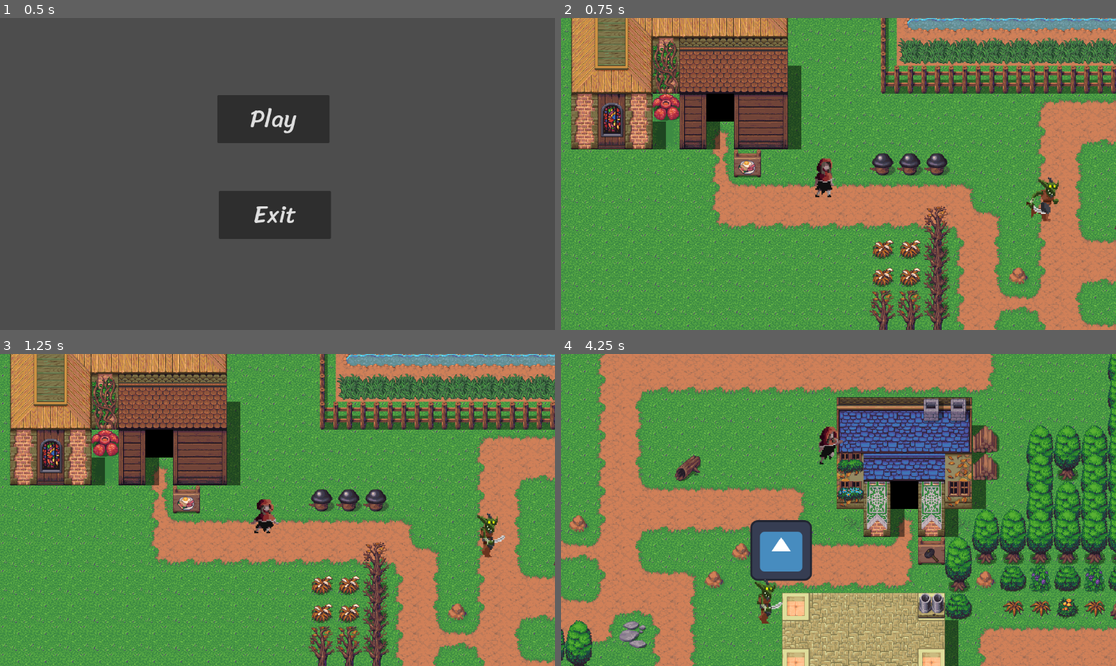
Above: before the commit, frames 1-4 (two rows, left to right).
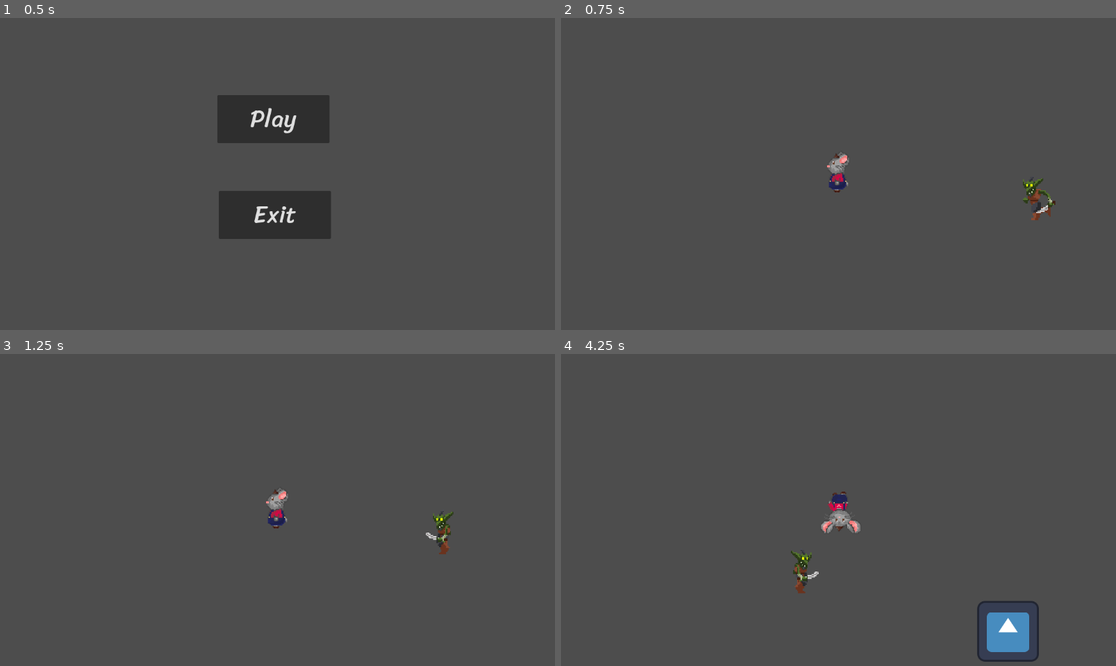
Above: after the commit, the same moments.

Repository: SigmaF001/War-Zoo
Game: Godot game, scene res://Scence/main_menu.tscn
Same seed, same stepped clock (60 frames per second), same inputs: the game is played once before the commit and once after it. The engine's default icon, where the game draws it, is replaced by a stand-in: a white triangle on a blue panel in a dark square.
Inputs:
- Up to frame 1 (0.5 s): no input
- Up to frame 2 (0.75 s): click "Play" at 0.5 s
- Up to frame 3 (1.25 s): no input
- Up to frame 4 (4.25 s): hold D (right) 1.28-2.03 s; hold S (down) 2.03-2.78 s; hold D (right) 2.78-3.53 s; hold W (up) from 3.53 s (still down)

Frame 1 is identical in both runs. In frame 2, 98% of the frame differs, in the area x 0-100%, y 0-100%; in frame 3, 98%; in frame 4, 98%.

Commit message:
enemy can follow player

Diff:
--- /dev/null
+++ b/Characters/Chichilla/chincilla.gd
@@ -0,0 +1,44 @@
+extends CharacterBody2D
+
+@export var speed : float = 300.0
+
+@onready var animation_sprite : AnimationPlayer = $AnimationPlayer
+@onready var sprite : Sprite2D = $Sprite2D
+
+var direction : Vector2 = Vector2.ZERO
+
+func _ready():
+	animation_sprite.play("idle_side")
+
+func handle_input():
+	direction = Input.get_vector("left", "right", "up", "down")
+
+	velocity = direction * speed
+
+func _process(delta):
+	handle_input()
+	move_and_slide()
+	animation_movement()
+	facing_direction()
+
+func animation_movement():
+	if (direction == Vector2.LEFT):
+		animation_sprite.play("walk_side")
+	if (direction == Vector2.RIGHT):
+		animation_sprite.play("walk_side")
+	if (direction == Vector2.ZERO):
+		animation_sprite.play("idle_side")
+	if (direction == Vector2.DOWN):
+		animation_sprite.play("walk_down")
+	if (direction == Vector2.UP):
+		animation_sprite.play("walk_down")
+
+func facing_direction():
+	if (direction == Vector2.LEFT):
+		sprite.flip_h = false
+	if (direction == Vector2.RIGHT):
+		sprite.flip_h = true
+	if (direction == Vector2.DOWN):
+		sprite.flip_v = false
+	if (direction == Vector2.UP):
+		sprite.flip_v = true
--- /dev/null
+++ b/Characters/Chichilla/chincilla.tscn
@@ -0,0 +1,224 @@
+[gd_scene load_steps=14 format=3 uid="uid://t5m3mxglm31b"]
+
+[ext_resource type="Texture2D" uid="uid://ckfrwws3l3ptd" path="res://Asset/Chinchilla/Chihilla_walk.png" id="1_pbrsy"]
+[ext_resource type="Script" path="res://Characters/Chichilla/chincilla.gd" id="1_wegq6"]
+[ext_resource type="Texture2D" uid="uid://3f6o35ryb60g" path="res://Asset/Chinchilla/ยืนนิ่งหันซ้าย (chichilla)1.png" id="2_b5o8x"]
+[ext_resource type="Texture2D" uid="uid://dd8ka3nrkmf3x" path="res://Asset/Chinchilla/Chicilla_walk_down.png" id="4_6r0x3"]
+[ext_resource type="Texture2D" uid="uid://vyhjya20q8yt" path="res://Asset/Chinchilla/ยืนนิ่ง (chinchilla)1.png" id="5_pjc2f"]
+
+[sub_resource type="CapsuleShape2D" id="CapsuleShape2D_2y50e"]
+radius = 9.0
+height = 38.0
+
+[sub_resource type="Animation" id="Animation_pat0n"]
+length = 0.001
+tracks/0/type = "value"
+tracks/0/imported = false
+tracks/0/enabled = true
+tracks/0/path = NodePath("Sprite2D:texture")
+tracks/0/interp = 1
+tracks/0/loop_wrap = true
+tracks/0/keys = {
+"times": PackedFloat32Array(0),
+"transitions": PackedFloat32Array(1),
+"update": 1,
+"values": [ExtResource("1_pbrsy")]
+}
+tracks/1/type = "value"
+tracks/1/imported = false
+tracks/1/enabled = true
+tracks/1/path = NodePath("Sprite2D:hframes")
+tracks/1/interp = 1
+tracks/1/loop_wrap = true
+tracks/1/keys = {
+"times": PackedFloat32Array(0),
+"transitions": PackedFloat32Array(1),
+"update": 1,
+"values": [4]
+}
+tracks/2/type = "value"
+tracks/2/imported = false
+tracks/2/enabled = true
+tracks/2/path = NodePath("Sprite2D:frame")
+tracks/2/interp = 1
+tracks/2/loop_wrap = true
+tracks/2/keys = {
+"times": PackedFloat32Array(0),
+"transitions": PackedFloat32Array(1),
+"update": 1,
+"values": [0]
+}
+
+[sub_resource type="Animation" id="Animation_cqeth"]
+resource_name = "idle_side"
+length = 0.05
+tracks/0/type = "value"
+tracks/0/imported = false
+tracks/0/enabled = true
+tracks/0/path = NodePath("Sprite2D:texture")
+tracks/0/interp = 1
+tracks/0/loop_wrap = true
+tracks/0/keys = {
+"times": PackedFloat32Array(0),
+"transitions": PackedFloat32Array(1),
+"update": 1,
+"values": [ExtResource("2_b5o8x")]
+}
+tracks/1/type = "value"
+tracks/1/imported = false
+tracks/1/enabled = true
+tracks/1/path = NodePath("Sprite2D:hframes")
+tracks/1/interp = 1
+tracks/1/loop_wrap = true
+tracks/1/keys = {
+"times": PackedFloat32Array(0),
+"transitions": PackedFloat32Array(1),
+"update": 1,
+"values": [1]
+}
+tracks/2/type = "value"
+tracks/2/imported = false
+tracks/2/enabled = true
+tracks/2/path = NodePath("Sprite2D:frame")
+tracks/2/interp = 1
+tracks/2/loop_wrap = true
+tracks/2/keys = {
+"times": PackedFloat32Array(0),
+"transitions": PackedFloat32Array(1),
+"update": 1,
+"values": [0]
+}
+
+[sub_resource type="Animation" id="Animation_pnc2r"]
+resource_name = "idle_straight"
+tracks/0/type = "value"
+tracks/0/imported = false
+tracks/0/enabled = true
+tracks/0/path = NodePath("Sprite2D:texture")
+tracks/0/interp = 1
+tracks/0/loop_wrap = true
+tracks/0/keys = {
+"times": PackedFloat32Array(0),
+"transitions": PackedFloat32Array(1),
+"update": 1,
+"values": [ExtResource("5_pjc2f")]
+}
+
+[sub_resource type="Animation" id="Animation_08xod"]
+resource_name = "walk_down"
+length = 0.7
+loop_mode = 1
+tracks/0/type = "value"
+tracks/0/imported = false
+tracks/0/enabled = true
+tracks/0/path = NodePath("Sprite2D:texture")
+tracks/0/interp = 1
+tracks/0/loop_wrap = true
+tracks/0/keys = {
+"times": PackedFloat32Array(0),
+"transitions": PackedFloat32Array(1),
+"update": 1,
+"values": [ExtResource("4_6r0x3")]
+}
+tracks/1/type = "value"
+tracks/1/imported = false
+tracks/1/enabled = true
+tracks/1/path = NodePath("Sprite2D:hframes")
+tracks/1/interp = 1
+tracks/1/loop_wrap = true
+tracks/1/keys = {
+"times": PackedFloat32Array(0),
+"transitions": PackedFloat32Array(1),
+"update": 1,
+"values": [4]
+}
+tracks/2/type = "value"
+tracks/2/imported = false
+tracks/2/enabled = true
+tracks/2/path = NodePath("Sprite2D:frame")
+tracks/2/interp = 1
+tracks/2/loop_wrap = true
+tracks/2/keys = {
+"times": PackedFloat32Array(0, 0.2, 0.4, 0.6),
+"transitions": PackedFloat32Array(1, 1, 1, 1),
+"update": 1,
+"values": [0, 1, 2, 3]
+}
+
+[sub_resource type="Animation" id="Animation_0481d"]
+resource_name = "walk_side"
+length = 0.7
+loop_mode = 1
+tracks/0/type = "value"
+tracks/0/imported = false
+tracks/0/enabled = true
+tracks/0/path = NodePath("Sprite2D:texture")
+tracks/0/interp = 1
+tracks/0/loop_wrap = true
+tracks/0/keys = {
+"times": PackedFloat32Array(0),
+"transitions": PackedFloat32Array(1),
+"update": 1,
+"values": [ExtResource("1_pbrsy")]
+}
+tracks/1/type = "value"
+tracks/1/imported = false
+tracks/1/enabled = true
+tracks/1/path = NodePath("Sprite2D:hframes")
+tracks/1/interp = 1
+tracks/1/loop_wrap = true
+tracks/1/keys = {
+"times": PackedFloat32Array(0),
+"transitions": PackedFloat32Array(1),
+"update": 1,
+"values": [4]
+}
+tracks/2/type = "value"
+tracks/2/imported = false
+tracks/2/enabled = true
+tracks/2/path = NodePath("Sprite2D:frame")
+tracks/2/interp = 1
+tracks/2/loop_wrap = true
+tracks/2/keys = {
+"times": PackedFloat32Array(0, 0.2, 0.4, 0.6),
+"transitions": PackedFloat32Array(1, 1, 1, 1),
+"update": 1,
+"values": [0, 1, 2, 3]
+}
+
+[sub_resource type="AnimationLibrary" id="AnimationLibrary_a8d0c"]
+_data = {
+"RESET": SubResource("Animation_pat0n"),
+"idle_side": SubResource("Animation_cqeth"),
+"idle_straight": SubResource("Animation_pnc2r"),
+"walk_down": SubResource("Animation_08xod"),
+"walk_side": SubResource("Animation_0481d")
+}
+
+[sub_resource type="GDScript" id="GDScript_1llif"]
+script/source = "extends Node
+
+@export var player : CharacterBody2D
+"
+
+[node name="Chincilla" type="CharacterBody2D"]
+scale = Vector2(2, 2)
+script = ExtResource("1_wegq6")
+
+[node name="Sprite2D" type="Sprite2D" parent="."]
+texture = ExtResource("1_pbrsy")
+hframes = 4
+
+[node name="CollisionShape2D" type="CollisionShape2D" parent="."]
+shape = SubResource("CapsuleShape2D_2y50e")
+
+[node name="AnimationPlayer" type="AnimationPlayer" parent="."]
+libraries = {
+"": SubResource("AnimationLibrary_a8d0c")
+}
+
+[node name="Camera2D" type="Camera2D" parent="."]
+
+[node name="Position" type="Node2D" parent="." node_paths=PackedStringArray("player")]
+script = SubResource("GDScript_1llif")
+player = NodePath("..")
--- a/Characters/Enemies/Goblin/goblin.gd
+++ b/Characters/Enemies/Goblin/goblin.gd
@@ -2,39 +2,26 @@
 
 @onready var animation : AnimationPlayer = $AnimationPlayer
 @onready var goblin_sprite : Sprite2D = $Sprite2D
+@onready var player = $"../Chincilla"
+@onready var motion = Vector2.ZERO
 
 @export var goblin : CharacterBody2D
-@export var speed : float = 10.0
-
-var motion = Vector2.ZERO
-var player = null
-
+@export var speed : float = 2.0
 
 func _ready():
 	animation.play("idle")
 
 func _physics_process(delta):
-	motion = Vector2.ZERO
-	if player:
-		motion = position.direction_to(player.position) * speed
+	motion = position.direction_to(player.position) * speed
 	motion = move_and_collide(motion)
-	movement()
 
-func _on_area_2d_body_entered(body):
-	print("entered")
-	player = body
+	if (motion == null):
+		animation.play("run")
 
-func _on_area_2d_body_exited(body):
-	print("exit")
-	player = null
+	facing_direction()
 
-func movement():
-	if player:
-		animation.play("run")
-		if (player.position.x < goblin.position.x):
-			goblin_sprite.flip_h = true
-		elif (player.position.x > goblin.position.x):
-			goblin_sprite.flip_h = false
-
-	elif player == null:
-		animation.play("idle")
+func facing_direction():
+	if (player.position.x < goblin.position.x):
+		goblin_sprite.flip_h = true
+	if (player.position.x > goblin.position.x):
+		goblin_sprite.flip_h = false
--- a/Characters/Enemies/Goblin/goblin.tscn
+++ b/Characters/Enemies/Goblin/goblin.tscn
@@ -7,6 +7,45 @@
 [sub_resource type="CapsuleShape2D" id="CapsuleShape2D_j01bj"]
 radius = 9.0
 height = 36.0
+
+[sub_resource type="Animation" id="Animation_ftfes"]
+length = 0.001
+tracks/0/type = "value"
+tracks/0/imported = false
+tracks/0/enabled = true
+tracks/0/path = NodePath("Sprite2D:texture")
+tracks/0/interp = 1
+tracks/0/loop_wrap = true
+tracks/0/keys = {
+"times": PackedFloat32Array(0),
+"transitions": PackedFloat32Array(1),
+"update": 1,
+"values": [ExtResource("1_b4c6a")]
+}
+tracks/1/type = "value"
+tracks/1/imported = false
+tracks/1/enabled = true
+tracks/1/path = NodePath("Sprite2D:hframes")
+tracks/1/interp = 1
+tracks/1/loop_wrap = true
+tracks/1/keys = {
+"times": PackedFloat32Array(0),
+"transitions": PackedFloat32Array(1),
+"update": 1,
+"values": [4]
+}
+tracks/2/type = "value"
+tracks/2/imported = false
+tracks/2/enabled = true
+tracks/2/path = NodePath("Sprite2D:frame")
+tracks/2/interp = 1
+tracks/2/loop_wrap = true
+tracks/2/keys = {
+"times": PackedFloat32Array(0),
+"transitions": PackedFloat32Array(1),
+"update": 1,
+"values": [0]
+}
 
 [sub_resource type="Animation" id="Animation_7smh8"]
 resource_name = "idle"
@@ -47,45 +86,6 @@
 "transitions": PackedFloat32Array(1, 1, 1, 1),
 "update": 1,
 "values": [0, 1, 2, 3]
-}
-
-[sub_resource type="Animation" id="Animation_ftfes"]
-length = 0.001
-tracks/0/type = "value"
-tracks/0/imported = false
-tracks/0/enabled = true
-tracks/0/path = NodePath("Sprite2D:texture")
-tracks/0/interp = 1
-tracks/0/loop_wrap = true
-tracks/0/keys = {
-"times": PackedFloat32Array(0),
-"transitions": PackedFloat32Array(1),
-"update": 1,
-"values": [ExtResource("1_b4c6a")]
-}
-tracks/1/type = "value"
-tracks/1/imported = false
-tracks/1/enabled = true
-tracks/1/path = NodePath("Sprite2D:hframes")
-tracks/1/interp = 1
-tracks/1/loop_wrap = true
-tracks/1/keys = {
-"times": PackedFloat32Array(0),
-"transitions": PackedFloat32Array(1),
-"update": 1,
-"values": [4]
-}
-tracks/2/type = "value"
-tracks/2/imported = false
-tracks/2/enabled = true
-tracks/2/path = NodePath("Sprite2D:frame")
-tracks/2/interp = 1
-tracks/2/loop_wrap = true
-tracks/2/keys = {
-"times": PackedFloat32Array(0),
-"transitions": PackedFloat32Array(1),
-"update": 1,
-"values": [0]
 }
 
 [sub_resource type="Animation" id="Animation_yeiki"]
@@ -162,6 +162,3 @@
 [node name="CollisionShape2D" type="CollisionShape2D" parent="Area2D"]
 position = Vector2(1.66667, 10.6667)
 shape = SubResource("CircleShape2D_2umes")
-
-[connection signal="body_entered" from="Area2D" to="." method="_on_area_2d_body_entered"]
-[connection signal="body_exited" from="Area2D" to="." method="_on_area_2d_body_exited"]
--- a/character_body_2d.tscn
+++ b/character_body_2d.tscn
@@ -113,8 +113,9 @@
 
 [sub_resource type="Animation" id="Animation_os7an"]
 resource_name = "run"
-length = 1.9
+length = 0.95
 loop_mode = 1
+step = 0.05
 tracks/0/type = "value"
 tracks/0/imported = false
 tracks/0/enabled = true
@@ -158,7 +159,7 @@
 tracks/3/interp = 1
 tracks/3/loop_wrap = true
 tracks/3/keys = {
-"times": PackedFloat32Array(0, 0.1, 0.2, 0.3, 0.4, 0.5, 0.6, 0.7, 0.8, 0.9, 1, 1.1, 1.2, 1.3, 1.4, 1.5, 1.6, 1.7, 1.8),
+"times": PackedFloat32Array(0, 0.05, 0.1, 0.15, 0.2, 0.25, 0.3, 0.35, 0.4, 0.45, 0.5, 0.55, 0.6, 0.65, 0.7, 0.75, 0.8, 0.85, 0.9),
 "transitions": PackedFloat32Array(1, 1, 1, 1, 1, 1, 1, 1, 1, 1, 1, 1, 1, 1, 1, 1, 1, 1, 1),
 "update": 1,
 "values": [0, 1, 2, 3, 4, 5, 6, 7, 8, 9, 11, 12, 13, 14, 15, 16, 17, 18, 19]
--- a/project.godot
+++ b/project.godot
@@ -14,6 +14,10 @@
 run/main_scene="res://Scence/main_menu.tscn"
 config/features=PackedStringArray("4.1", "GL Compatibility")
 config/icon="res://icon.svg"
+
+[autoload]
+
+PlayerPosition="*res://Characters/Player/player_position.gd"
 
 [input]
 
--- a/world.tscn
+++ b/world.tscn
@@ -1,9 +1,8 @@
-[gd_scene load_steps=5 format=3 uid="uid://dg463224bexfl"]
+[gd_scene load_steps=4 format=3 uid="uid://dg463224bexfl"]
 
-[ext_resource type="PackedScene" uid="uid://b6k02btq88t6b" path="res://character_body_2d.tscn" id="1_kw34s"]
 [ext_resource type="PackedScene" uid="uid://qqobcgebw8uh" path="res://Characters/Enemies/TestEnemy/enemy.tscn" id="2_gj0k3"]
 [ext_resource type="PackedScene" uid="uid://dkfqrpi83vuwn" path="res://Characters/Enemies/Goblin/goblin.tscn" id="3_wtm0u"]
-[ext_resource type="Texture2D" uid="uid://bafgxo5k6k32p" path="res://Map013.png" id="4_kb0fe"]
+[ext_resource type="PackedScene" uid="uid://t5m3mxglm31b" path="res://Characters/Chichilla/chincilla.tscn" id="4_2dt1j"]
 
 [node name="world" type="Node2D"]
 
@@ -11,13 +10,7 @@
 position = Vector2(794, 267)
 scale = Vector2(1, 0.987201)
 
-[node name="Test_Player" parent="." instance=ExtResource("1_kw34s")]
-
 [node name="Goblin" parent="." instance=ExtResource("3_wtm0u")]
 position = Vector2(430, 33)
 
-[node name="Map013" type="Sprite2D" parent="."]
-z_index = -100
-position = Vector2(458.5, 93.5)
-scale = Vector2(1.17344, 1.2075)
-texture = ExtResource("4_kb0fe")
+[node name="Chincilla" parent="." groups=["player"] instance=ExtResource("4_2dt1j")]
Binary file added: Asset/Chinchilla/Chichilla3_20231118082613.png
Not shown, added: Asset/Chinchilla/Chichilla3_20231118082613.png.import
Binary file added: Asset/Chinchilla/Chicilla_walk_down.png
Not shown, added: Asset/Chinchilla/Chicilla_walk_down.png.import
Binary file added: Asset/Chinchilla/Chihilla_walk.png
Not shown, added: Asset/Chinchilla/Chihilla_walk.png.import
Binary file added: Asset/Chinchilla/Run_chichilla_v.png
Not shown, added: Asset/Chinchilla/Run_chichilla_v.png.import
Binary file added: Asset/Chinchilla/ยืนนิ่ง (chinchilla).png
Not shown, added: Asset/Chinchilla/ยืนนิ่ง (chinchilla).png.import
Binary file added: Asset/Chinchilla/ยืนนิ่ง (chinchilla)1.png
Not shown, added: Asset/Chinchilla/ยืนนิ่ง (chinchilla)1.png.import
(and 30 more such lines)
